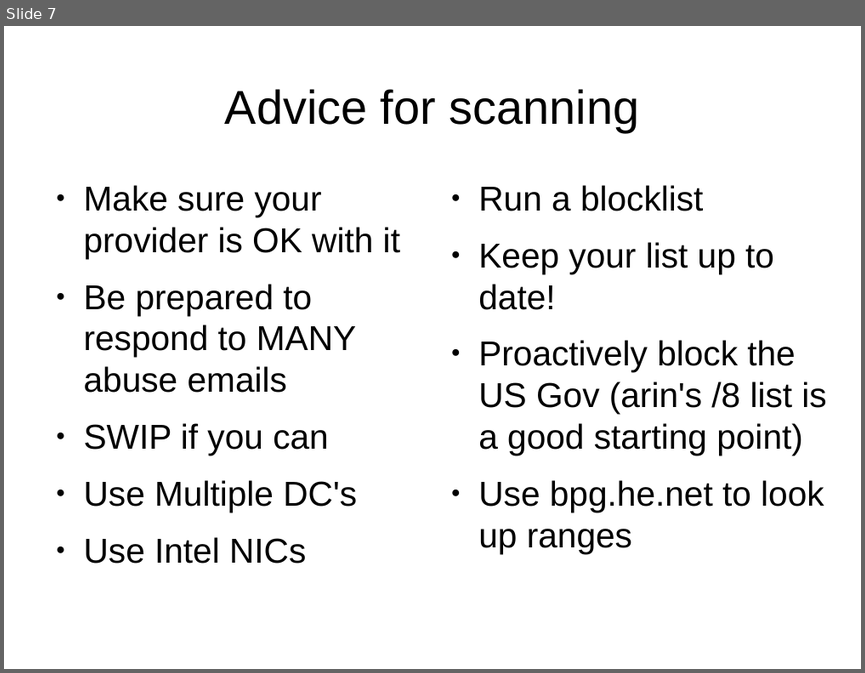
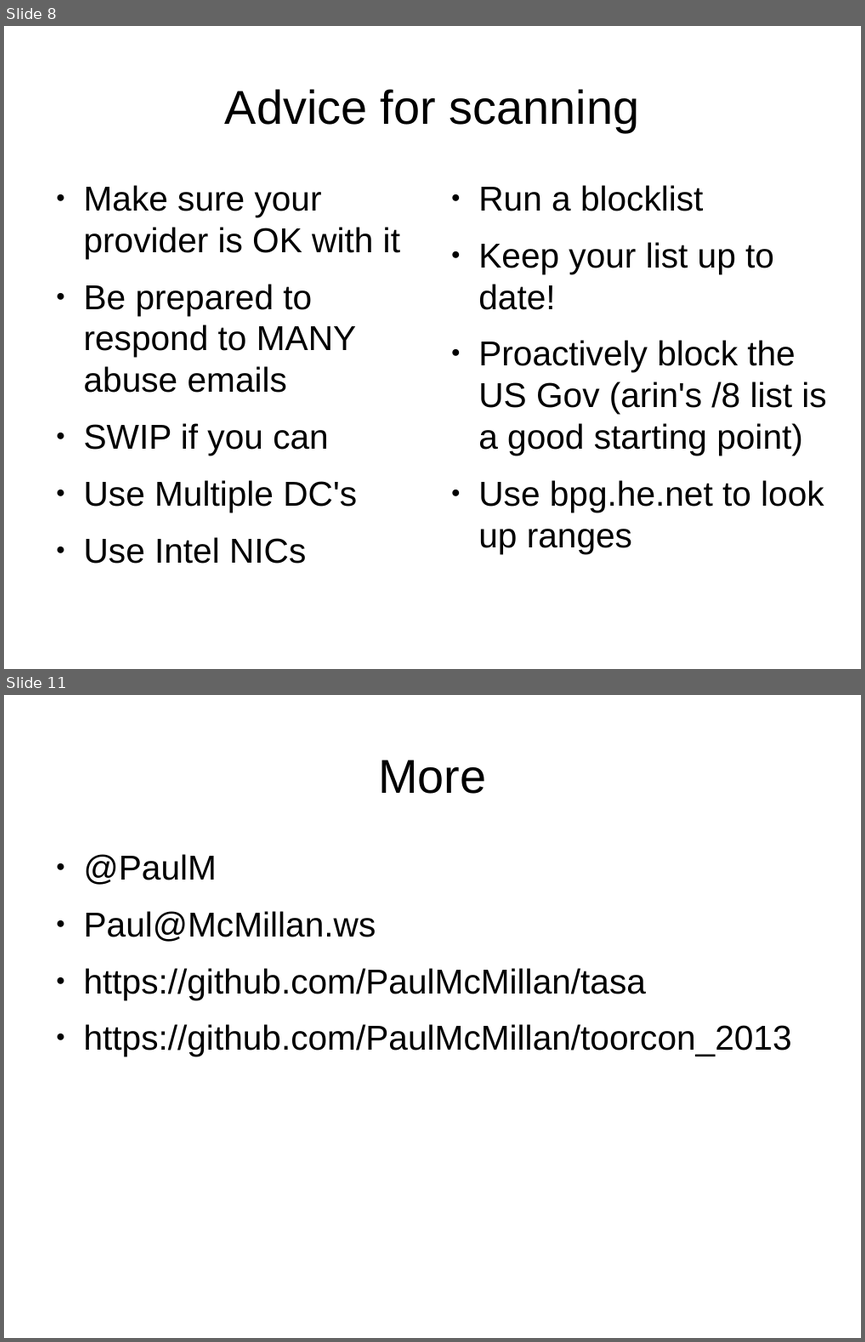
Before and after one commit to PaulMcMillan/toorcon_2013, a slide deck: slides/paul_mcmillan_toorcon_sd_2013.odp. Shown one above the other, each under a label of ours: slide 7 before the commit, slides 8 and 11 after it; the slides between them are not shown. The pictures are 865x673 and 865x1342 pixels, drawn with LibreOffice and Linux fonts; fonts in the diff are those of the drawing. Boxes give left, top, right and bottom in pixels: in the first picture for what was removed or moved away, otherwise in the second. Text is boxed around its words. In the diff, an @@ line names an element or a change of style, - is before the commit and + after.

```diff
--- a/slides/paul_mcmillan_toorcon_sd_2013.odp
+++ b/slides/paul_mcmillan_toorcon_sd_2013.odp
@@ slide 11 added at [4, 695, 861, 1338], background #FFFFFF @@
@@ title added at [378, 760, 486, 794], 44 pt, text #000000 @@
+More
@@ text added at [84, 854, 792, 1056], 32 pt, text #000000 @@
+● @PaulM
+● Paul@McMillan.ws
+● https://github.com/PaulMcMillan/tasa
+● https://github.com/PaulMcMillan/toorcon_2013
@@ what was slide 7 is now slide 8 @@
```
Also in this commit, not shown: 1 slide changed, 3 other slides added, 6 other files.
